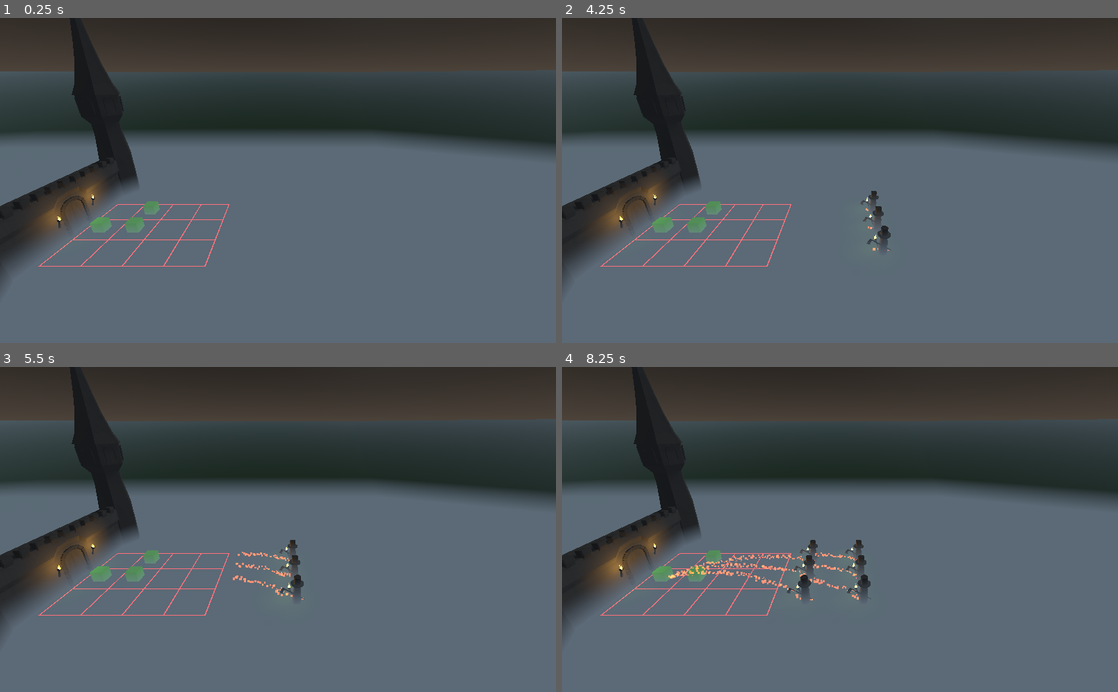
Above: before the commit, frames 1-4 (two rows, left to right).
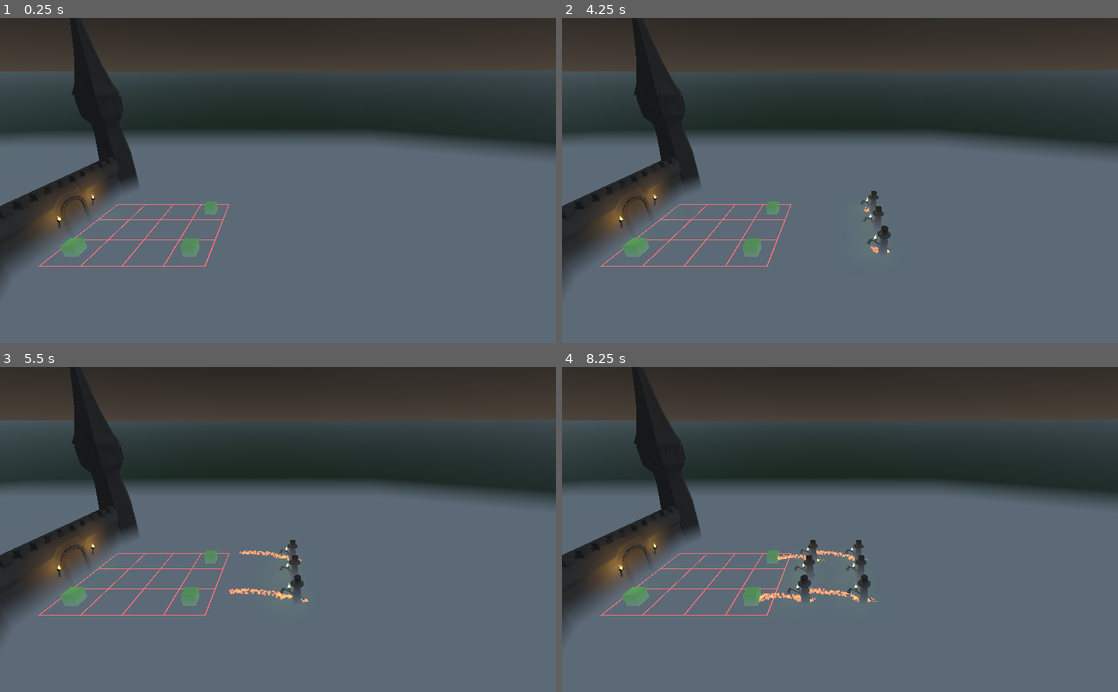
Above: after the commit, the same moments.

Repository: Emerax/SomeNecromancyRequired
Game: Godot game, scene res://scenes/ground/Ground.tscn
Same seed, same stepped clock (60 frames per second), same inputs: the game is played once before the commit and once after it.
Inputs:
- Up to frame 1 (0.25 s): no input
- Up to frame 2 (4.25 s): tap Enter at 0.5, 2 s; tap Space at 1.25, 2.75 s
- Up to frame 3 (5.5 s): no input
- Up to frame 4 (8.25 s): no input

The runs differ from the first frame. In frame 1, 0.8% of the frame differs, in the area x 10-40%, y 56-74%; in frame 2, 0.9%; in frame 3, 1.2%; in frame 4, 1.6%, in the area x 10-57%, y 56-74%.

Commit message:
Make dude detection work

Diff:
--- a/game/scenes/EnemySpawner.gd
+++ b/game/scenes/EnemySpawner.gd
@@ -11,8 +11,7 @@
 # Called when the node enters the scene tree for the first time.
 func _ready():
 	self.grid = get_tree().get_root().find_node("Grid", true, false)
-	print(self.grid)
-	pass # Replace with function body.
+	print("lane: ", self.lane)
 
 
 # Called every frame. 'delta' is the elapsed time since the previous frame.
@@ -20,7 +19,8 @@
 	self.since_last_spawn += delta
 	if self.since_last_spawn > 3:
 		var new_enemy = template.instance()
-		new_enemy.init(self.transform, lane, self.grid)
+		print(self.lane)
+		new_enemy.init(self.transform, self.lane, self.grid)
 		# add_child(new_enemy)
 		# new_enemy.set_owner(get_tree().get_root())
 		get_tree().get_root().call_deferred("add_child", new_enemy)
--- a/game/scenes/Fireball.tscn
+++ b/game/scenes/Fireball.tscn
@@ -21,6 +21,8 @@
 emission_shape = 1
 emission_sphere_radius = 0.3
 gravity = Vector3( 0, -1, 0 )
+angle = 720.0
+angle_random = 1.0
 scale = 0.3
 scale_random = 0.12
 scale_curve = SubResource( 3 )
@@ -33,7 +35,9 @@
 [node name="Particles" type="Particles" parent="."]
 material_override = SubResource( 1 )
 cast_shadow = 0
-amount = 35
+amount = 107
+lifetime = 1.21
+preprocess = 2.08
 local_coords = false
 process_material = SubResource( 4 )
 draw_pass_1 = SubResource( 5 )
--- a/game/scenes/combat.tscn
+++ b/game/scenes/combat.tscn
@@ -17,19 +17,15 @@
 transform = Transform( 1, 0, 0, 0, 1, 0, 0, 0, 1, 0, 0, 47.1237 )
 script = ExtResource( 2 )
 lane = 1
-grid = null
 
 [node name="EnemySpawner2" type="Spatial" parent="."]
 transform = Transform( 1, 0, 0, 0, 1, 0, 0, 0, 1, -6, 0, 47.124 )
 script = ExtResource( 2 )
-lane = null
-grid = null
 
 [node name="EnemySpawner3" type="Spatial" parent="."]
 transform = Transform( 1, 0, 0, 0, 1, 0, 0, 0, 1, 6, 0, 47.124 )
 script = ExtResource( 2 )
 lane = 2
-grid = null
 
 [node name="Grid" type="Spatial" parent="."]
 transform = Transform( 1, 0, 0, 0, 1, 0, 0, 0, 1, 0, 0, -39.9882 )
--- a/game/scenes/enemy.gd
+++ b/game/scenes/enemy.gd
@@ -14,6 +14,7 @@
 var projectile_template = preload("Fireball.tscn")
 
 func init(transform, lane, grid):
+	self.lane = lane
 	self.grid = grid
 	self.transform = transform
 
--- a/game/scenes/grid.gd
+++ b/game/scenes/grid.gd
@@ -8,36 +8,31 @@
 var spacing = 6;
 
 var dudes: Array = [
-		[null, null, null],
-		[null, null, null],
-		[null, null, null],
-		[null, null, null],
+		[null, null, null, null],
+		[null, null, null, null],
+		[null, null, null, null],
 	]
 
 
 # Called when the node enters the scene tree for the first time.
 func _ready():
+	add_dude(template.instance(), Vector2(2, 3))
 	add_dude(template.instance(), Vector2(0, 0))
-	add_dude(template.instance(), Vector2(0, 1))
-	add_dude(template.instance(), Vector2(1, 1))
-	pass # Replace with function body.
+	add_dude(template.instance(), Vector2(0, 3))
 
-
-# Called every frame. 'delta' is the elapsed time since the previous frame.
-#func _process(delta):
-#	pass
 
 func add_dude(dude: Spatial, location: Vector2):
 	if self.dudes[location.x][location.y] == null:
 		dude.transform = Transform.IDENTITY\
-				.translated(Vector3(spacing * location.x, 0, spacing * location.y))
+				.translated(Vector3(spacing * (location.x-1), 0, spacing * location.y))
 		self.call_deferred("add_child", dude)
 		dudes[location.x][location.y] = dude
 		print("Doing dude stuff")
 
 
-func get_first_defender(lane: int):
-	for line in dudes:
-		if line[lane] != null:
-			return line[lane]
-	return lane
+func get_first_defender(lane: int) -> Object:
+	var result = null
+	for dude in dudes[lane]:
+		if dude != null:
+			result = dude
+	return result
